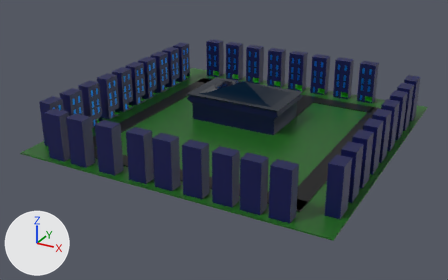
What one commit did to the Blender file Blender Objects/citystart.blend.
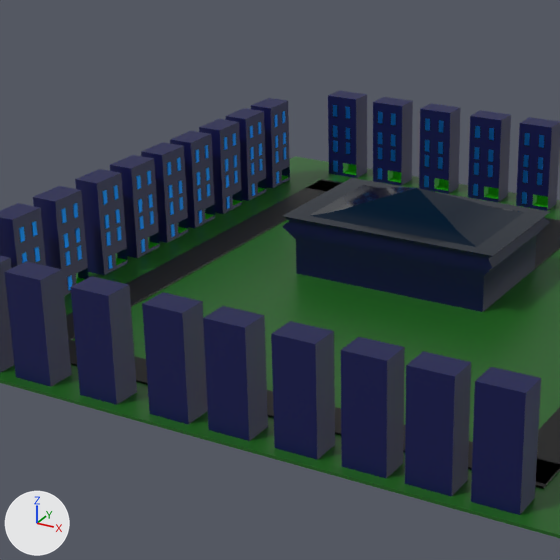
Old and new are each drawn whole from a 50 mm camera at (436.0, -854.0, 399.0) aimed at (-16.0, -33.0, -12.0) and again close up on the part from 14% to 69% of the width and 0% to 87% of the height. Arrows for +X, +Y and +Z are at lower left; the lights stay in place.

In view in the first close-up: 'Base', 'Building 15', 'Building 20', 'Building 21', 'Building 22', 'Building 23', 'Building 24', 'Building 25', 'Building 26', 'Building 27', 'Supermarket', 'road with intersections'.
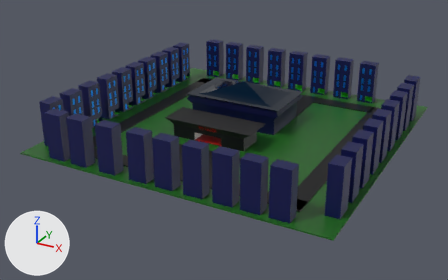
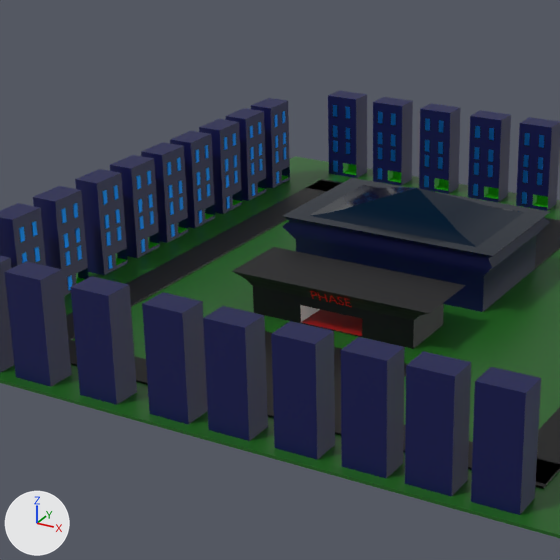
Scene script edits in JSON lines:
```json
{"op": "add", "block": "mat_material_012", "code": ["mat_material_012 = principled_material('Material.012')", "mat_material_012.base_color = (0.8, 0.0, 0.00451)  # red #e7000e"]}
{"op": "add", "block": "mat_material_014", "code": ["mat_material_014 = principled_material('Material.014')", "mat_material_014.base_color = (0.8, 0.8, 0.8)  # white #e7e7e7"]}
{"op": "add", "block": "mat_material_013", "code": ["mat_material_013 = principled_material('Material.013')", "mat_material_013.base_color = (0.296, 0.0, 0.0)  # red #940000"]}
{"op": "add", "block": "mat_material_011", "code": ["mat_material_011 = principled_material('Material.011')", "mat_material_011.base_color = (0.0, 0.0000195, 0.00155)  # black #000005"]}
{"op": "add", "block": "me_cube_002", "code": ["me_cube_002 = bpy.data.meshes.new('Cube.002')", "me_cube_002.from_pydata(...)  # 28 vertices, 24 faces; spans x -1.22..1.22, y -1.22..1.22, z -1.0..1.96", "# faces by material slot: [19, 1, 4]", "me_cube_002.materials.append(mat_material_011)  # black #000005", "me_cube_002.materials.append(mat_material_013)  # red #940000", "me_cube_002.materials.append(mat_material_014)  # white #e7e7e7"]}
{"op": "add", "block": "txt_text_001", "code": ["txt_text_001 = bpy.data.curves.new('Text.001', 'FONT')", "txt_text_001.body = 'PHASE'", "txt_text_001.materials.append(mat_material_012)  # red #e7000e"]}
{"op": "add", "block": "ob_text_001", "code": ["ob_text_001 = bpy.data.objects.new('Text.001', txt_text_001)", "ob_text_001.location = (-32.8, -82.3, 21.8)", "ob_text_001.rotation_euler = (1.972, 0.0, 0.0)  # degrees (113, 0, 0)", "ob_text_001.scale = (11.2, 11.2, 11.2)"]}
{"op": "add", "block": "ob_bank", "code": ["ob_bank = bpy.data.objects.new('bank', me_cube_002)", "ob_bank.location = (-17.6, -59.4, 11.4)", "ob_bank.scale = (63.0, 22.5, 10.2)"]}
{"op": "add", "block": "ob_parking_lot_001", "code": ["ob_parking_lot_001 = bpy.data.objects.new('parking lot.001', me_cube_059.copy())  # the mesh of ob_parking_lot", "ob_parking_lot_001.location = (-17.2, -146.8, 1.2)", "ob_parking_lot_001.scale = (77.2, 39.8, -1.12)"]}
```

Boxes (x1, y1, x2, y2) around the edits, measured in the close-ups (560 x 560 px):
```json
{"object": "bank", "change": "added", "after": [232, 247, 466, 349], "on screen": "black", "faces in mat_material_011 (black #000005)": [232, 247, 466, 349], "faces in mat_material_013 (red #940000)": [301, 309, 362, 336], "faces in mat_material_014 (white #e7e7e7)": [300, 305, 320, 322]}
{"object": "parking lot.001", "change": "added", "after": [265, 331, 407, 408], "on screen": "black"}
{"object": "Text.001", "change": "added", "after": [310, 291, 352, 307]}
```
